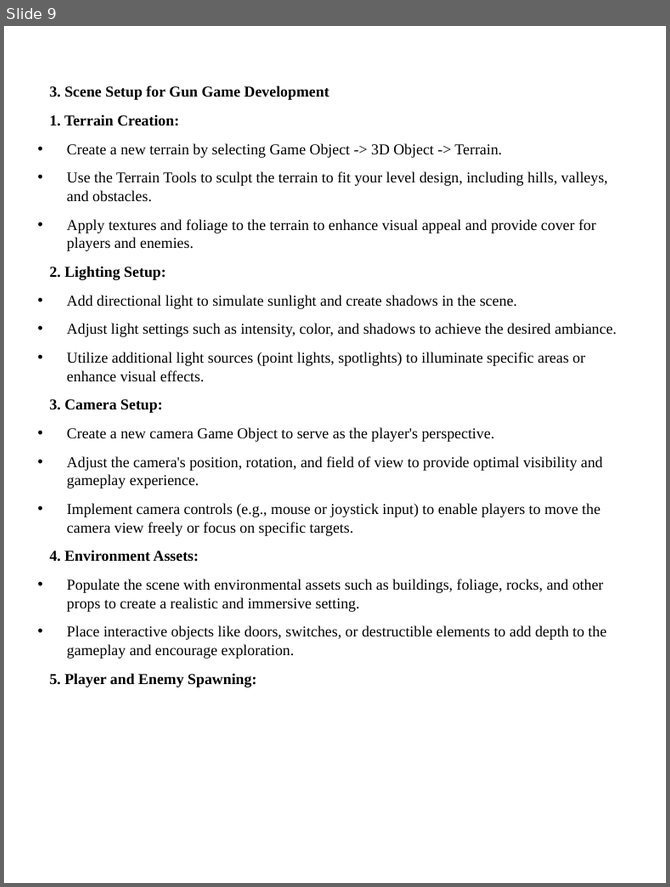
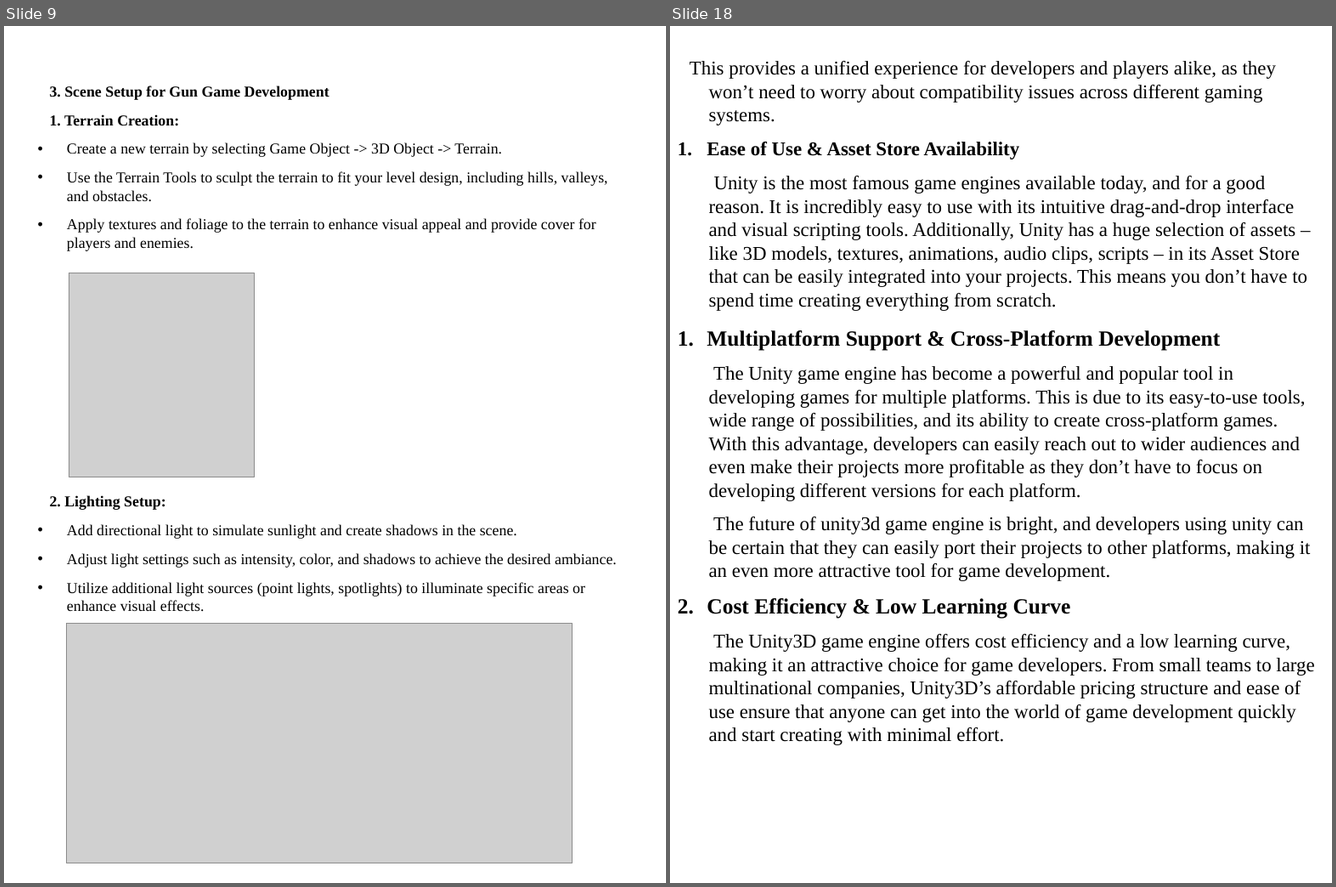
Before and after one commit to Archit-sharma01/untitled, a slide deck: Archit PPT.pptx. Shown side by side, each under a label of ours: slide 9 before the commit, slides 9 and 18 after it; the slides between them are not shown. The pictures are 670x887 and 1336x887 pixels, drawn with LibreOffice and Linux fonts; fonts in the diff are those of the drawing; grey boxes stand for pictures; background and template pictures are left out. Boxes give left, top, right and bottom in pixels: in the first picture for what was removed or moved away, otherwise in the second. Text is boxed around its words. In the diff, an @@ line names an element or a change of style, - is before the commit and + after.

```diff
--- a/Archit PPT.pptx
+++ b/Archit PPT.pptx
@@ slide 18 added at box(670, 26, 1332, 883), background picture (left out) @@
@@ text added at box(690, 61, 1308, 311), 18 pt, text #000000 @@
+This provides a unified experience for developers and players alike, as they won’t need to worry about compatibility issues across different gaming systems.
+1. Ease of Use & Asset Store Availability
+Unity is the most famous game engines available today, and for a good reason. It is incredibly easy to use with its intuitive drag-and-drop interface and visual scripting tools. Additionally, Unity has a huge selection of assets – like 3D models, textures, animations, audio clips, scripts – in its Asset Store that can be easily integrated into your projects. This means you don’t have to spend time creating everything from scratch.
@@ text added at box(707, 330, 1314, 745), 18 pt, text #000000 @@
+1. Multiplatform Support & Cross-Platform Development
+The Unity game engine has become a powerful and popular tool in developing games for multiple platforms. This is due to its easy-to-use tools, wide range of possibilities, and its ability to create cross-platform games. With this advantage, developers can easily reach out to wider audiences and even make their projects more profitable as they don’t have to focus on developing different versions for each platform.
+The future of unity3d game engine is bright, and developers using unity can be certain that they can easily port their projects to other platforms, making it an even more attractive tool for game development.
+1. Cost Efficiency & Low Learning Curve
+The Unity3D game engine offers cost efficiency and a low learning curve, making it an attractive choice for game developers. From small teams to large multinational companies, Unity3D’s affordable pricing structure and ease of use ensure that anyone can get into the world of game development quickly and start creating with minimal effort.
@@ slide 9 changed as well @@
@@ picture added at box(69, 273, 255, 477) @@
@@ text at box(50, 399, 607, 687): paragraphs removed @@
-3. Camera Setup:
-• Create a new camera Game Object to serve as the player's perspective.
-• Adjust the camera's position, rotation, and field of view to provide optimal visibility and gameplay experience.
-• Implement camera controls (e.g., mouse or joystick input) to enable players to move the camera view freely or focus on specific targets.
-4. Environment Assets:
-• Populate the scene with environmental assets such as buildings, foliage, rocks, and other props to create a realistic and immersive setting.
-• Place interactive objects like doors, switches, or destructible elements to add depth to the gameplay and encourage exploration.
-5. Player and Enemy Spawning:
@@ picture added at box(66, 624, 573, 863) @@
```
Also in this commit, not shown: 13 other slides added, 32 slides removed.
